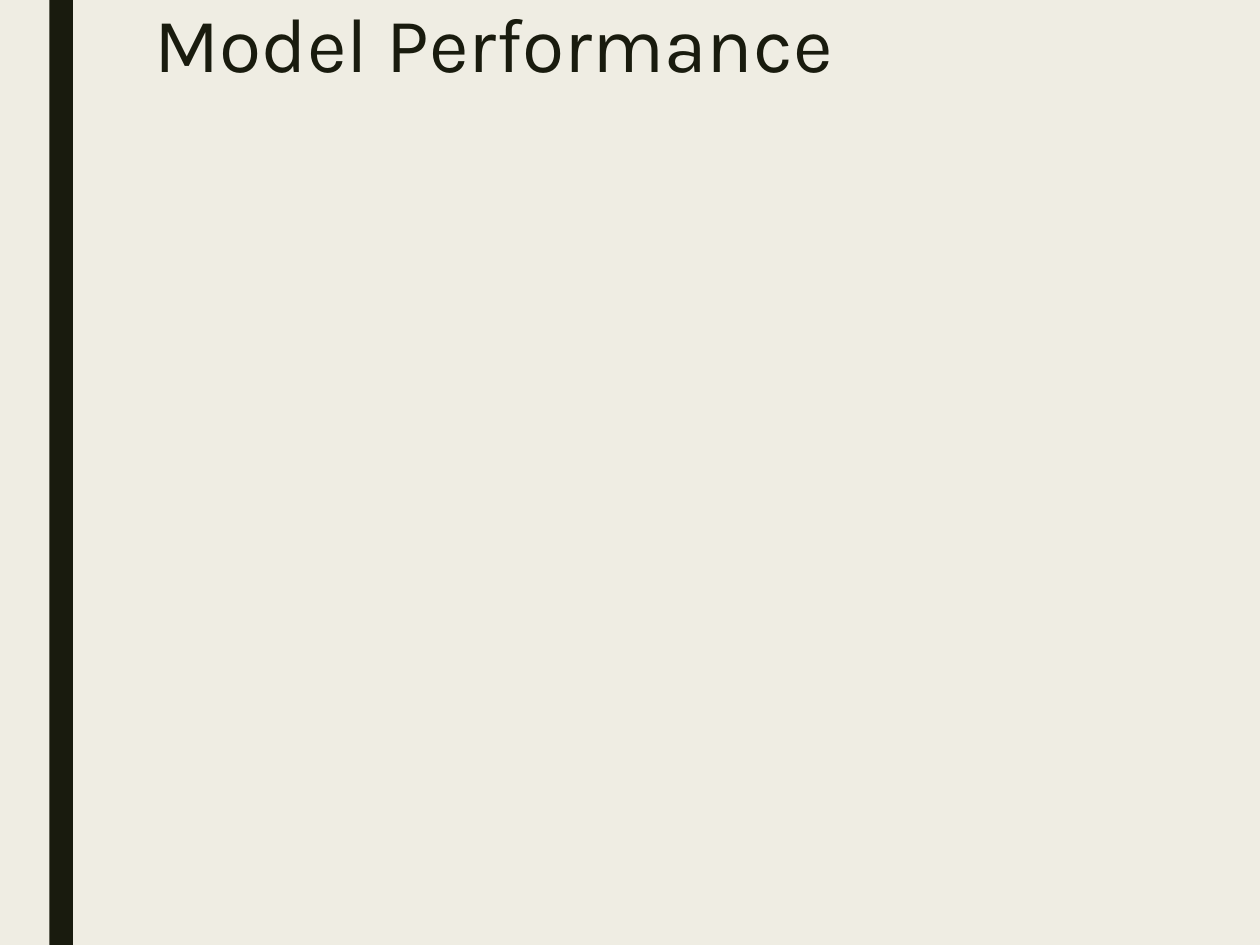
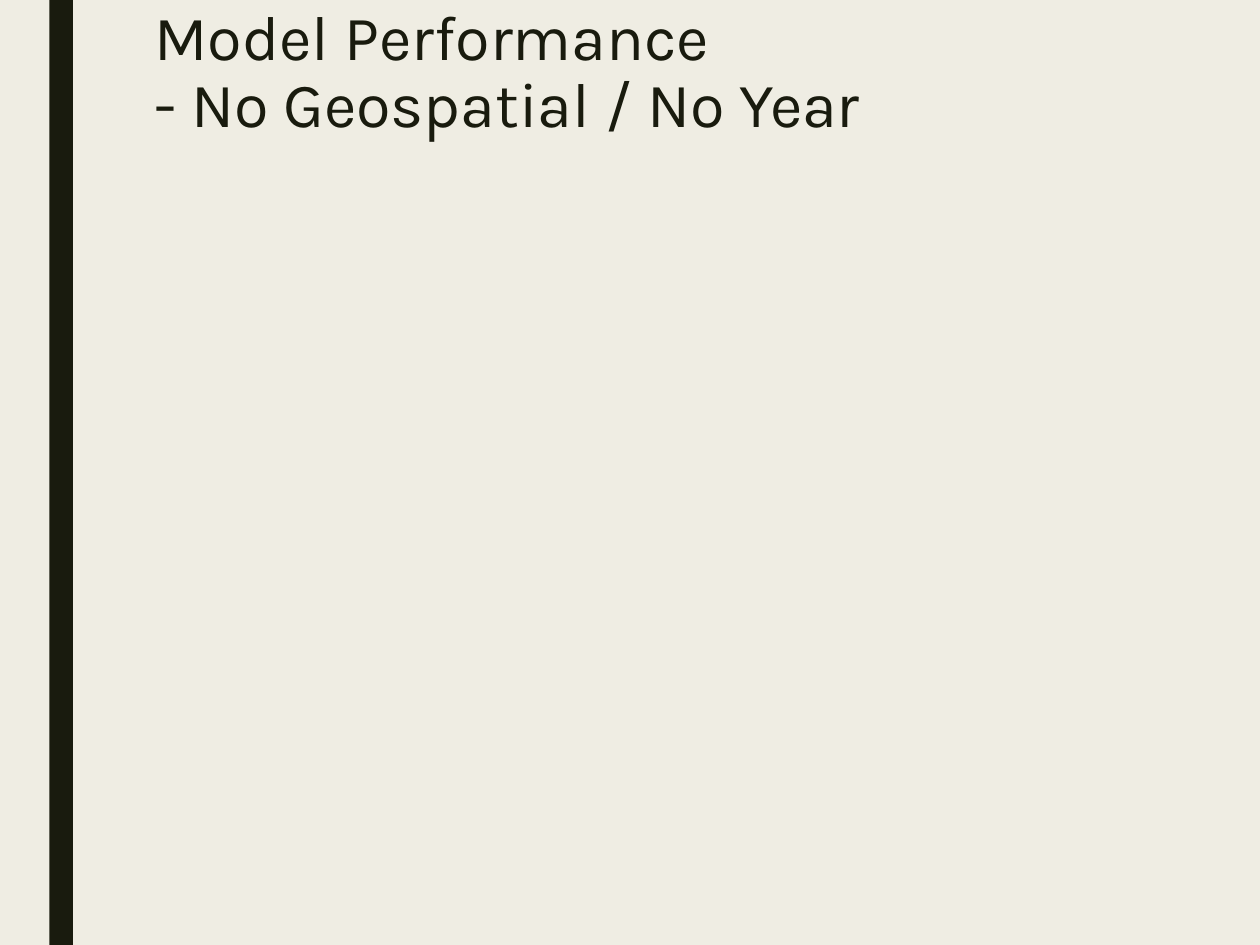
Before and after one commit to stats-learning-fall2019/final-project, a slide deck: slide 23 of presentation/gtdb-final-presentation.pptx (slide 19 before the commit). Drawn at 1260x945 pixels with LibreOffice and Linux fonts; fonts in the diff are those of the drawing; background and template pictures are left out. Boxes give left, top, right and bottom in pixels: in the first picture for what was removed or moved away, otherwise in the second. Text is boxed around its words. In the diff, an @@ line names an element or a change of style, - is before the commit and + after.

Commit message:
Updates presentation for "all features" models and adds graphics files

```diff
--- a/presentation/gtdb-final-presentation.pptx
+++ b/presentation/gtdb-final-presentation.pptx
@@ title at bbox=[154, 16, 860, 142]: text changed; size 44 to 36 pt @@
-Model Performance
+Model Performance
+- No Geospatial / No Year
```
Also in this commit, not shown: 2 other slides changed, 4 slides added, 6 other files.
